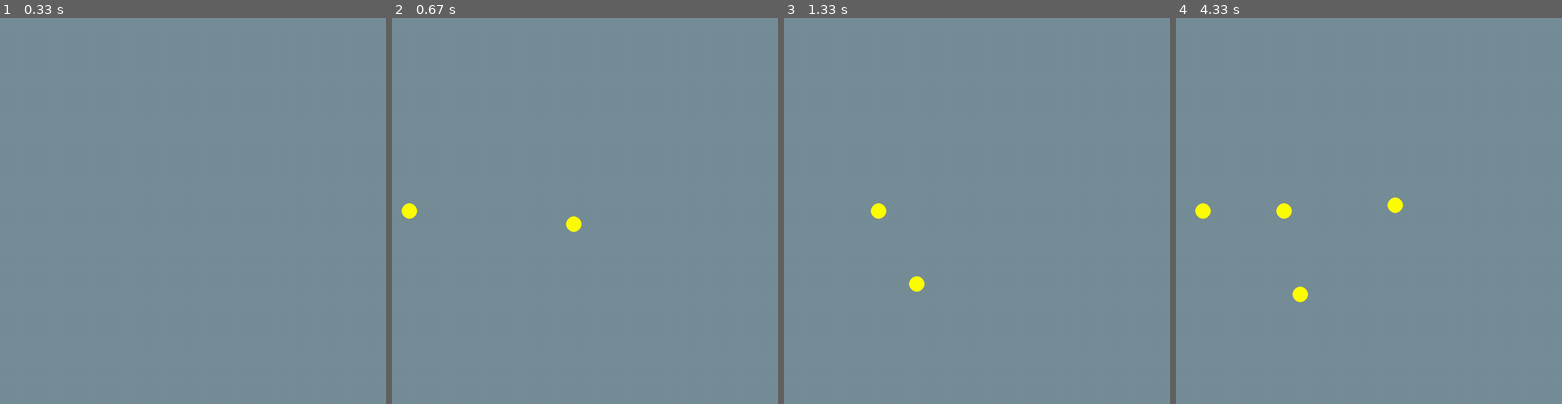
Above: before the commit, frames 1-4 (left to right).
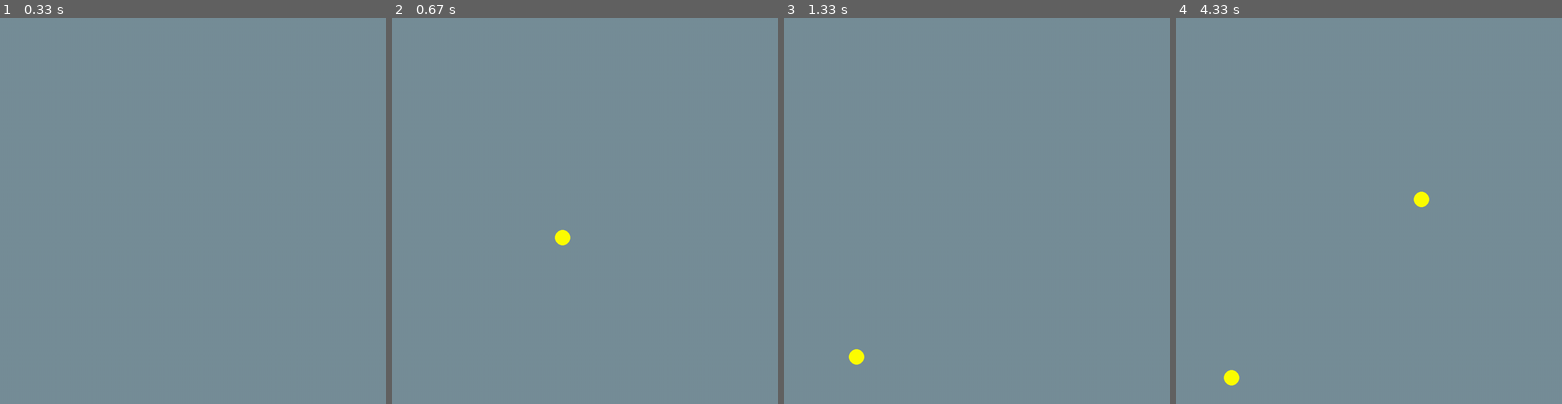
Above: after the commit, the same moments.

Repository: scartwright91/pygame-tutorials
Game: pygame game, started from projectiles/main.py
The game is run twice, just before and just after one commit, with the same random seed, the same clock (stepped at 60 frames per second) and the same inputs.
Inputs (mouse positions are in pixels of both pictures, inside the frame that each line leads up to):
- Up to frame 1 (0.33 s): no input
- Up to frame 2 (0.67 s): hold Space from 0.33 s (still down); move the mouse to (569, 226) at 0.37 s
- Up to frame 3 (1.33 s): release Space at 0.8 s
- Up to frame 4 (4.33 s): tap Space at 3.4, 3.8, 4.1 s; move the mouse to (1507, 180) at 3.77 s

Frame 1 is identical in both runs. In frame 2, 0.4% of the frame differs, in the area x 2-50%, y 48-59%; in frame 3, 0.4%; in frame 4, 0.8%, in the area x 5-66%, y 45-96%.

Commit message:
Changed theta calculation, again.

Diff:
--- a/projectiles/main.py
+++ b/projectiles/main.py
@@ -28,10 +28,6 @@
         timer = pg.time.get_ticks()
         projectiles.append(
             # add projectile here
-            BasicProjectile([0, 500], axis = "x")
-        )
-        projectiles.append(
-            # add projectile here
             LinearProjectile([500, 500], mouse_pos)
         )
 
--- a/projectiles/projectiles.py
+++ b/projectiles/projectiles.py
@@ -27,8 +27,8 @@
         self.pos = pos
         self.x_delta = (target_pos[0] - pos[0])
         self.y_delta = (target_pos[1] - pos[1])
-        self.theta = math.atan2(self.y_delta, self.x_delta)
-        self.speed = 5
+        self.theta = math.atan2(-self.y_delta, self.x_delta)
+        self.speed = 10
 
     def update(self):
 
@@ -41,7 +41,7 @@
 
         # update projectile's position
         self.pos[0] += x_increment
-        self.pos[1] += y_increment
+        self.pos[1] -= y_increment
 
     def draw(self, screen):
         pg.draw.circle(screen, (255, 255, 0), self.pos, radius = 20)
